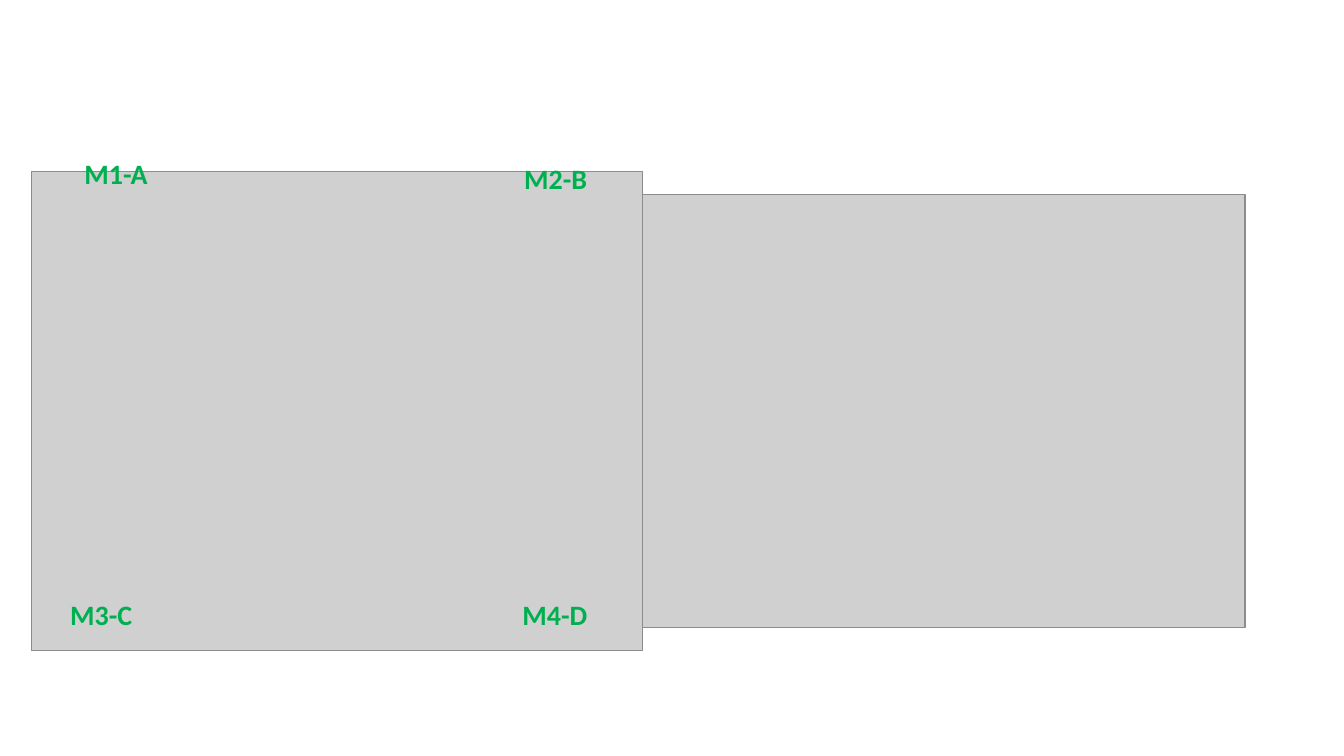
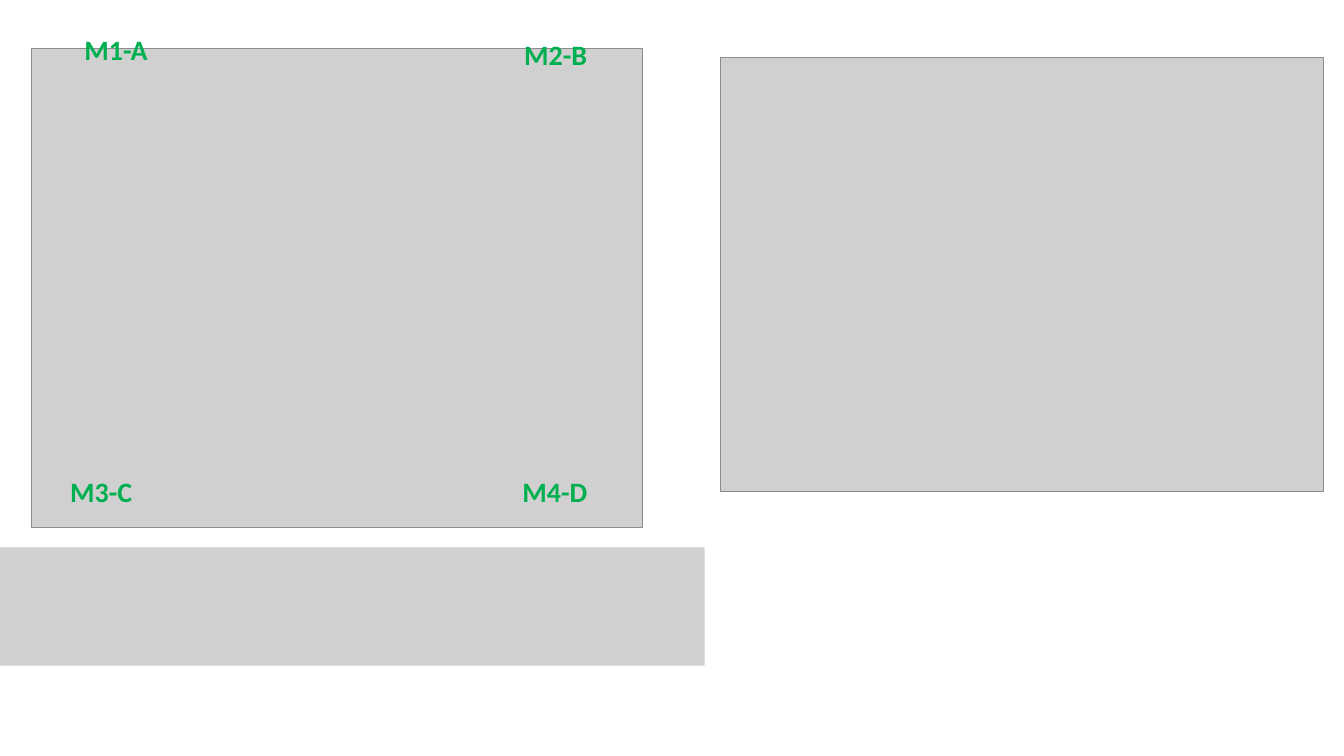
Before and after one commit to manelpuig/rUBot_mecanum_ws, a slide deck: slide 3 of Documentation/Images/Mecanum_Images.pptx. Drawn at 1344x756 pixels with LibreOffice and Linux fonts; fonts in the diff are those of the drawing; grey boxes stand for pictures. Boxes give left, top, right and bottom in pixels: in the first picture for what was removed or moved away, otherwise in the second. Text is boxed around its words. In the diff, an @@ line names an element or a change of style, - is before the commit and + after.

```diff
--- a/Documentation/Images/Mecanum_Images.pptx
+++ b/Documentation/Images/Mecanum_Images.pptx
@@ picture: place and size @@
-picture at box(642, 195, 1245, 628)
+picture at box(721, 57, 1324, 491)
@@ 4 texts, 1 picture: place and size @@
-4 texts, 1 picture at box(31, 161, 642, 650)
+4 texts, 1 picture at box(31, 37, 642, 527)
@@ picture added at box(0, 547, 705, 665) @@
```
Also in this commit, not shown: 5 other files.
